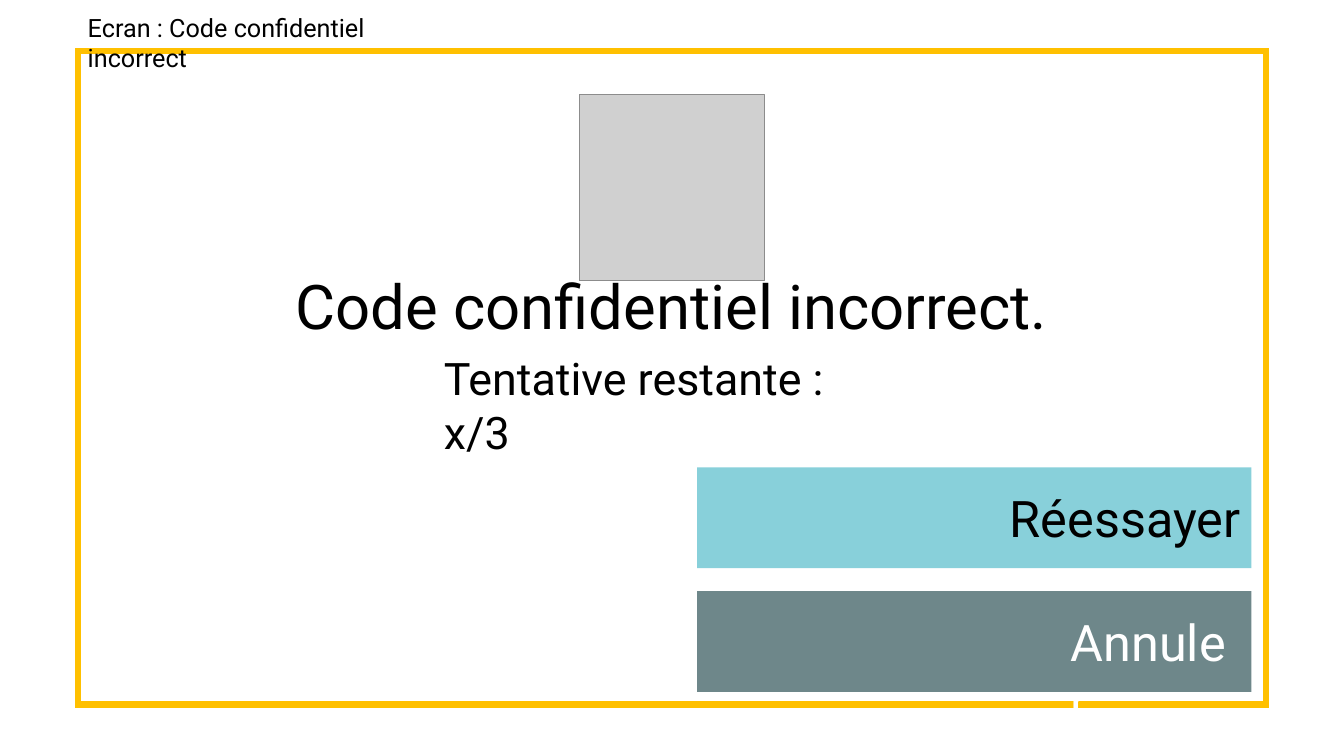
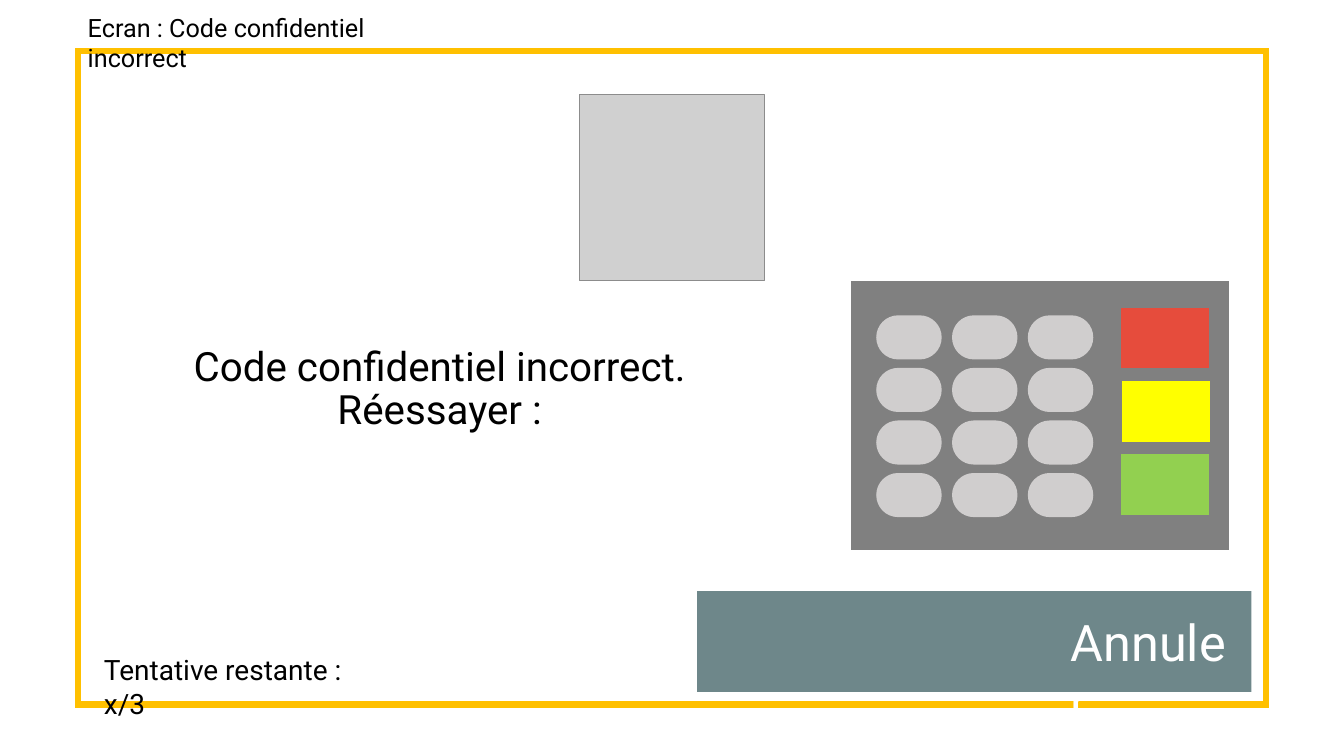
Before and after one commit to Whyuki/CDA_2005, a slide deck: slide 5 of FOAD_Unified_Process/GAB/maquettage et diagramme de navigabilité_GAB_retirer de l'argent dont s'identifier.pptx. Drawn at 1344x756 pixels with LibreOffice and Linux fonts; fonts in the diff are those of the drawing; grey boxes stand for pictures. Boxes give left, top, right and bottom in pixels: in the first picture for what was removed or moved away, otherwise in the second. Text is boxed around its words. In the diff, an @@ line names an element or a change of style, - is before the commit and + after.

Commit message:
UP _ exo GAB update ecran code incorrect

```diff
--- a/FOAD_Unified_Process/GAB/maquettage et diagramme de navigabilité_GAB_retirer de l'argent dont s'identifier.pptx
+++ b/FOAD_Unified_Process/GAB/maquettage et diagramme de navigabilité_GAB_retirer de l'argent dont s'identifier.pptx
@@ title at [194, 350, 685, 433]: text changed; size 44 to 28.8 pt @@
-Code confidentiel incorrect.
+Code confidentiel incorrect.
+Réessayer :
@@ rectangle removed at [698, 468, 1252, 569] @@
@@ group added at [851, 280, 1229, 549]: 16 freeform shapes @@
@@ text removed at [1010, 499, 1241, 548] @@
-Réessayer
@@ text "Tentative restante : x/3": place and size @@
-text "Tentative restante : x/3" at [444, 362, 802, 452]
+text "Tentative restante : x/3" at [104, 660, 327, 716]
@@ text "Tentative restante : x/3" at [104, 660, 327, 716]: size 32 to 20 pt @@
```
Also in this commit, not shown: 3 other slides changed, 2 other files.
